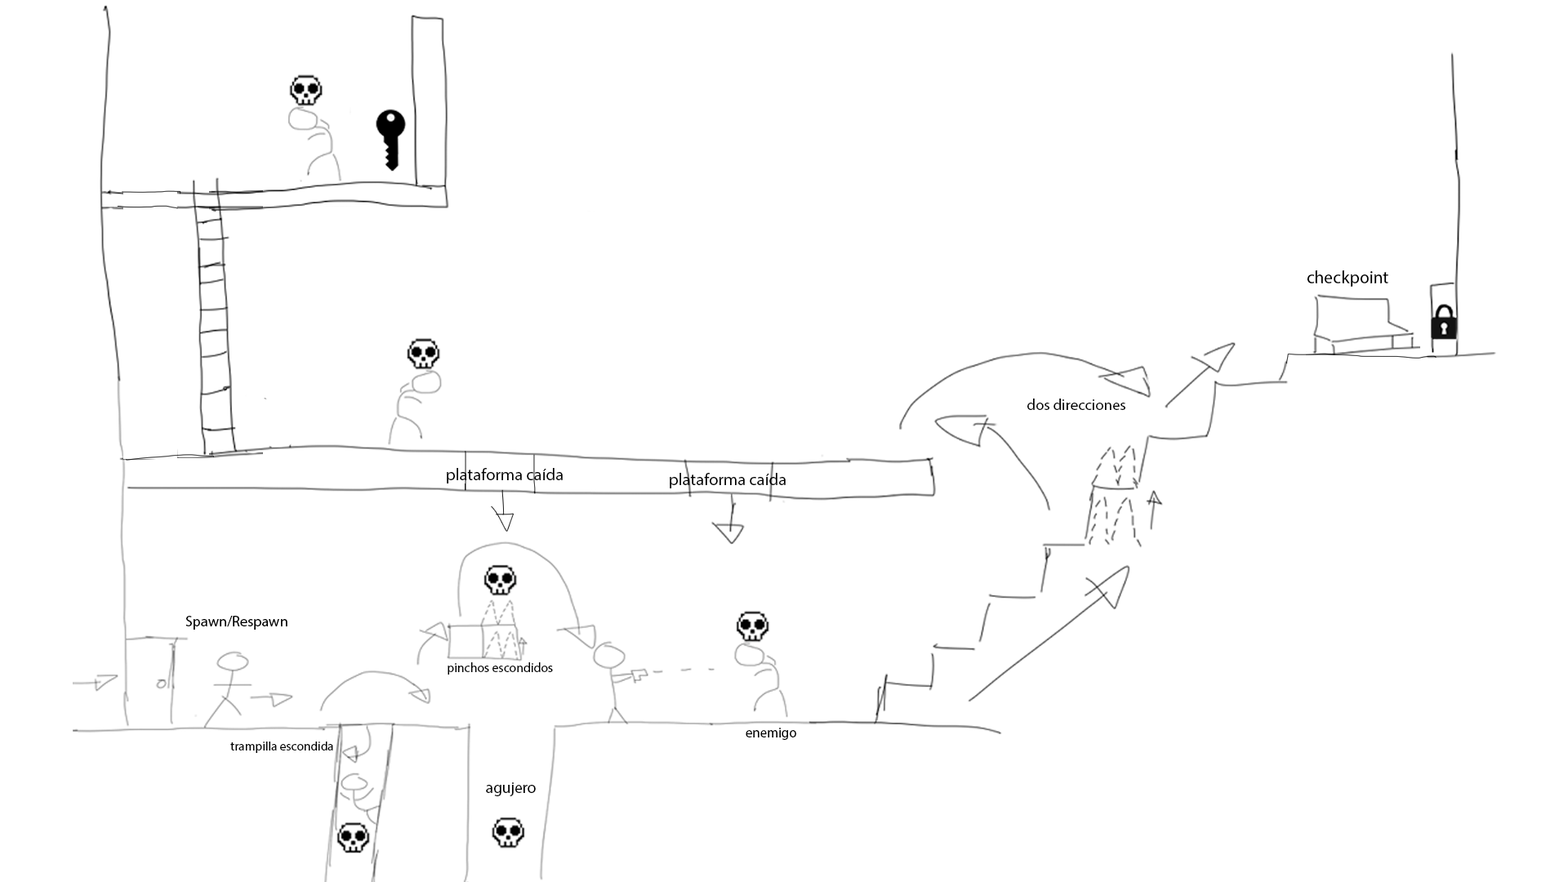
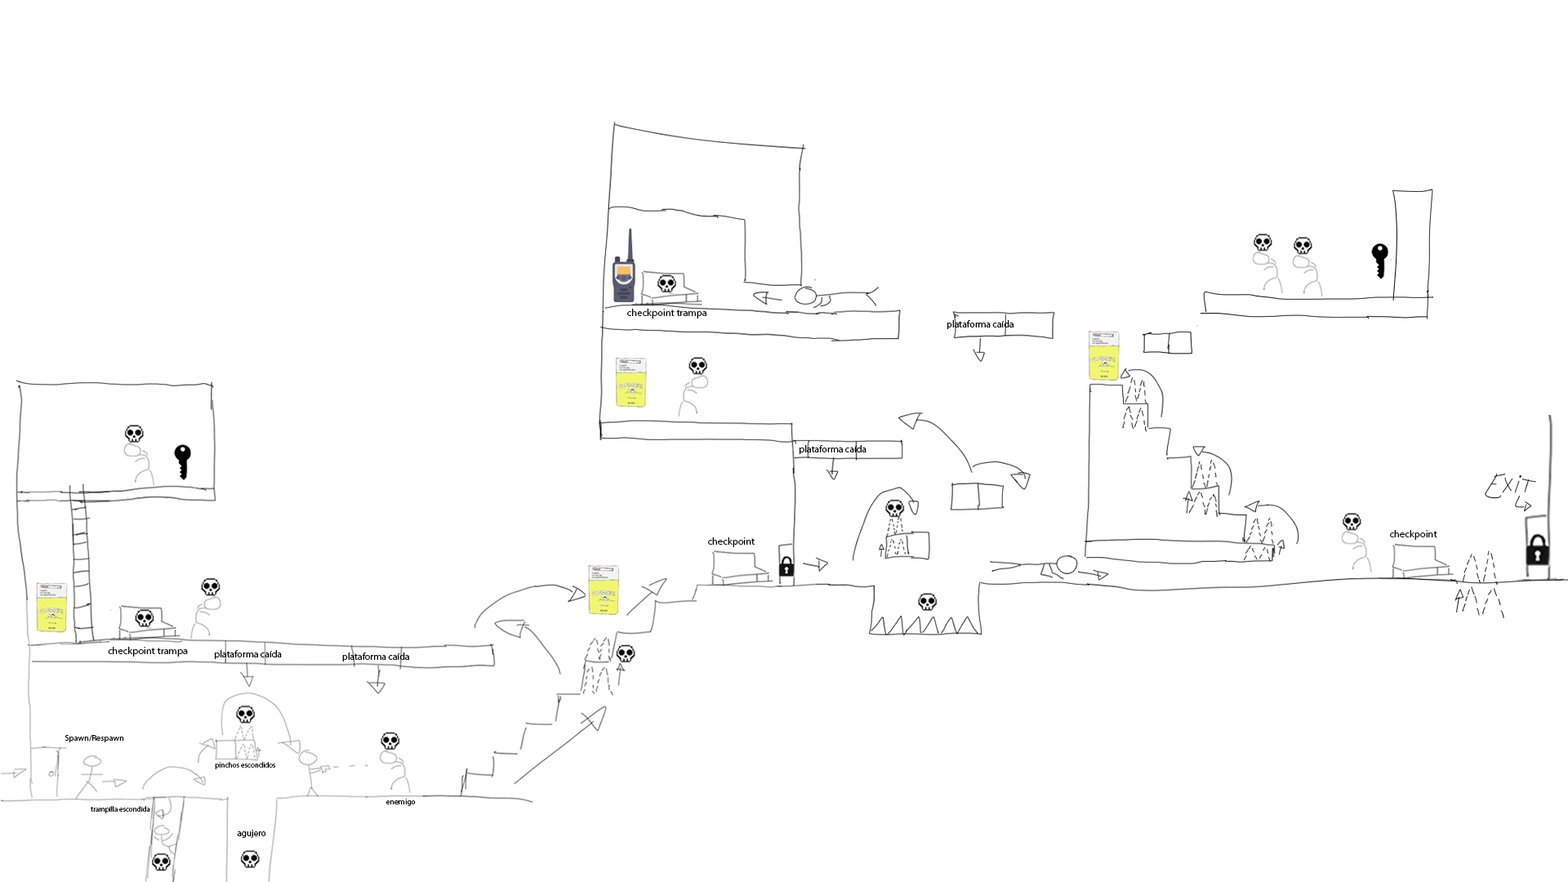
Before/after of a 1568x882 layered artwork. What changed in the layer stack:
removed layer "dos direcciones" over [1027, 398, 1126, 410]
painted on "enemigo" over [386, 727, 797, 807]
painted on "pinchos escondidos" over [214, 662, 553, 770]
painted on "agujero" over [236, 782, 536, 838]
painted on "trampilla escondida" over [90, 741, 334, 814]
painted on "plataforma caída" (1st of 2) over [214, 467, 563, 660]
added layer "plataforma caída copia" above "plataforma caída copia 2" over [799, 445, 867, 455]
added layer "plataforma caída copia 2" above "plataforma caída" over [947, 320, 1015, 330]
painted on "plataforma caída" (2nd of 2) over [342, 472, 786, 662]
added layer "checkpoint trampa copia" above "checkpoint trampa" over [627, 308, 707, 319]
added layer "checkpoint trampa" above "checkpoint copia" over [107, 646, 188, 657]
added layer "checkpoint copia" above "checkpoint" over [1389, 530, 1438, 540]
painted on "checkpoint" over [708, 270, 1389, 548]
painted on "Spawn/Respawn" over [64, 615, 288, 743]
painted on "level" over [0, 4, 1568, 882]